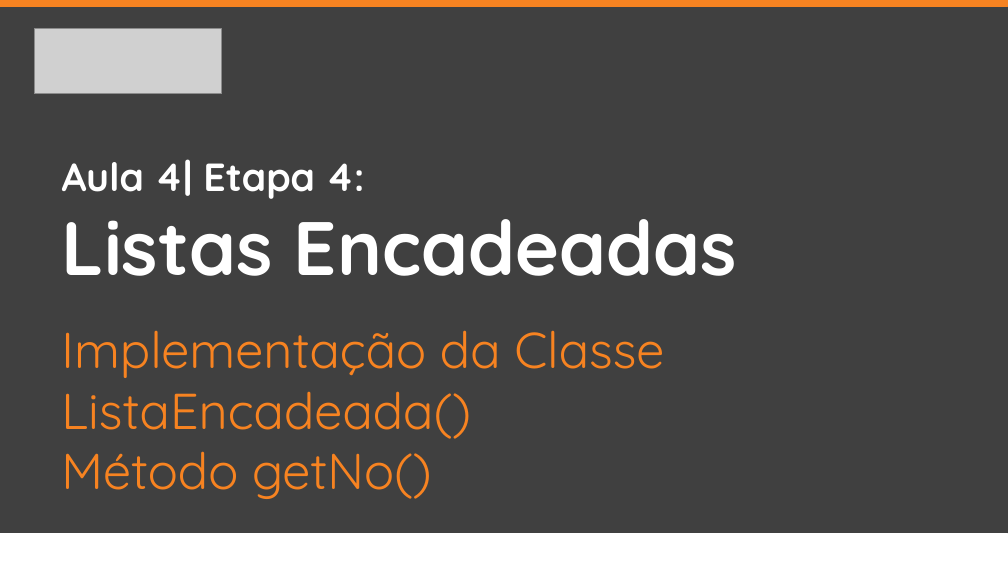
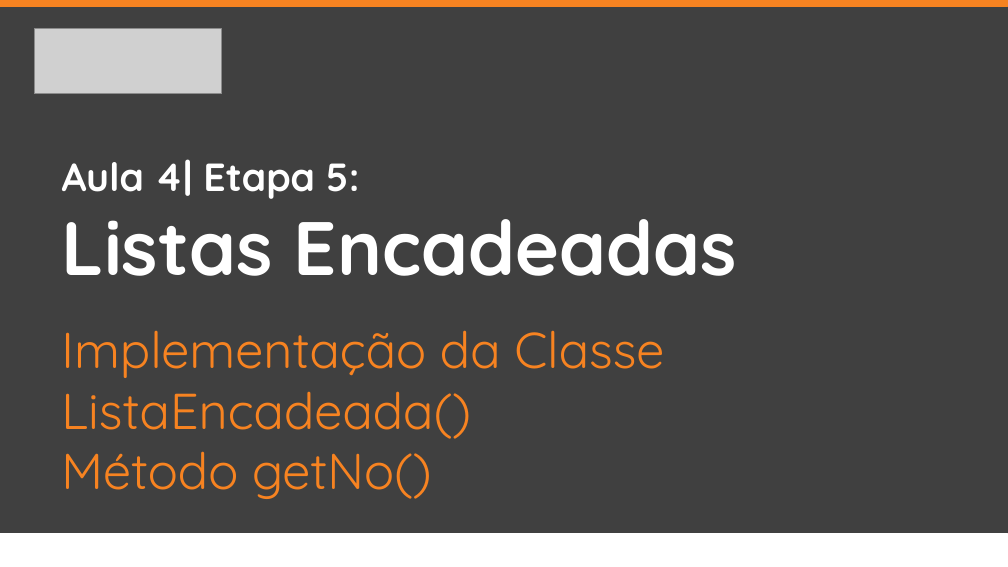
Before and after one commit to jrdutra/estruturaDeDadosJavaDio, a slide deck: slide 2 of apresentacoes/Aula4/Etapa5.pptx. Drawn at 1008x567 pixels with LibreOffice and Linux fonts; fonts in the diff are those of the drawing; grey boxes stand for pictures. Boxes give left, top, right and bottom in pixels: in the first picture for what was removed or moved away, otherwise in the second. Text is boxed around its words. In the diff, an @@ line names an element or a change of style, - is before the commit and + after.

Commit message:
Refatorando aula 4

```diff
--- a/apresentacoes/Aula4/Etapa5.pptx
+++ b/apresentacoes/Aula4/Etapa5.pptx
@@ text at (62,159,359,199): text changed @@
-Aula 4| Etapa 4:
+Aula 4| Etapa 5:
```
Also in this commit, not shown: 11 other files.
